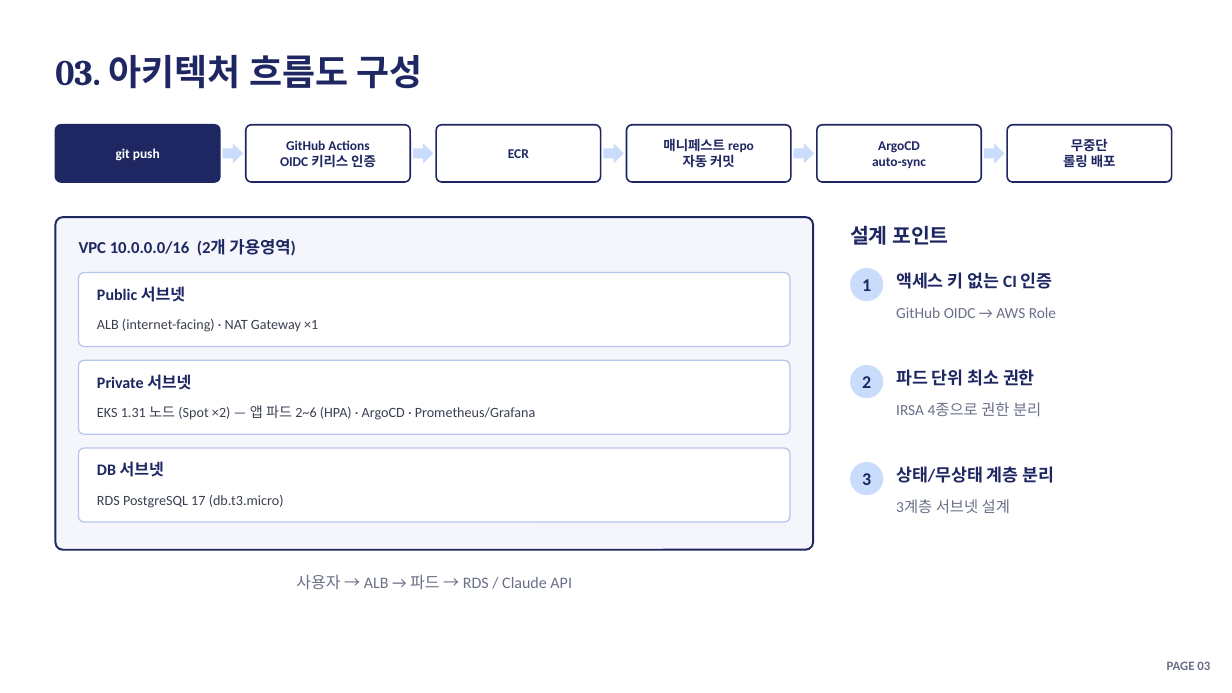
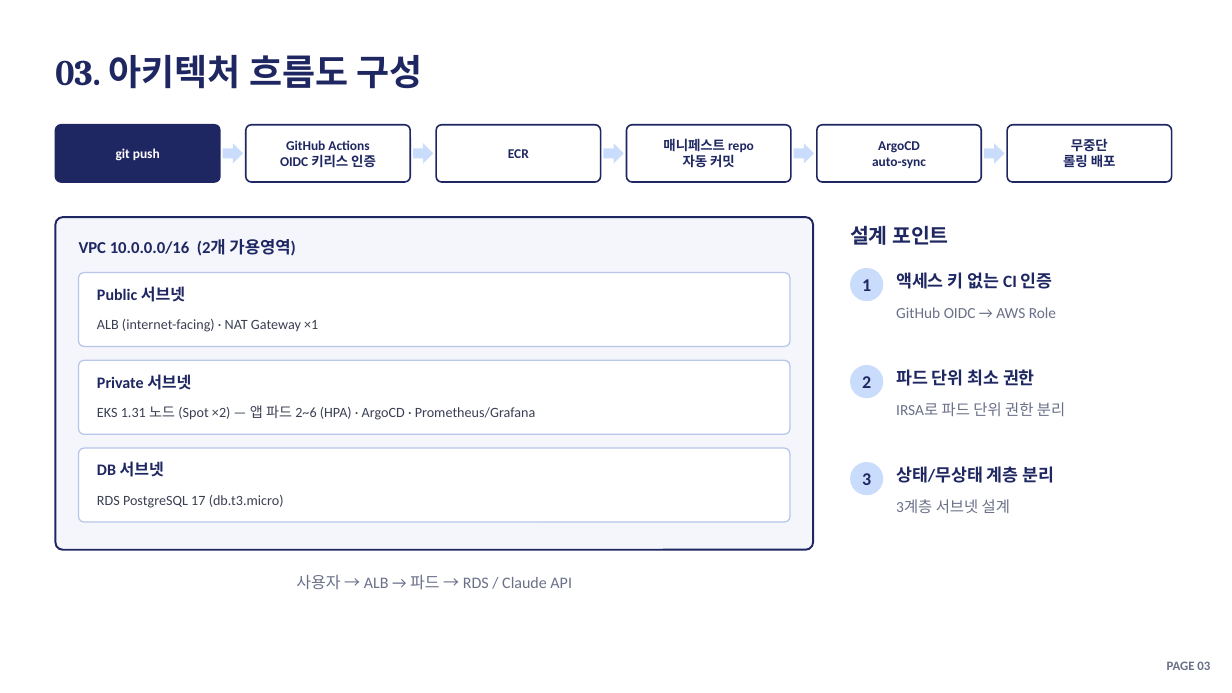
Before and after one commit to soc05272/eks-gitops-portfolio, a slide deck: slide 5 of docs/presentation.pptx. Drawn at 1232x693 pixels with LibreOffice and Linux fonts; fonts in the diff are those of the drawing. Boxes give left, top, right and bottom in pixels: in the first picture for what was removed or moved away, otherwise in the second. Text is boxed around its words. In the diff, an @@ line names an element or a change of style, - is before the commit and + after.

```diff
--- a/docs/presentation.pptx
+++ b/docs/presentation.pptx
@@ text at [896, 402, 1065, 416]: text changed @@
-IRSA 4종으로 권한 분리
+IRSA로 파드 단위 권한 분리
```
Also in this commit, not shown: 1 other slide changed, 9 other files.
